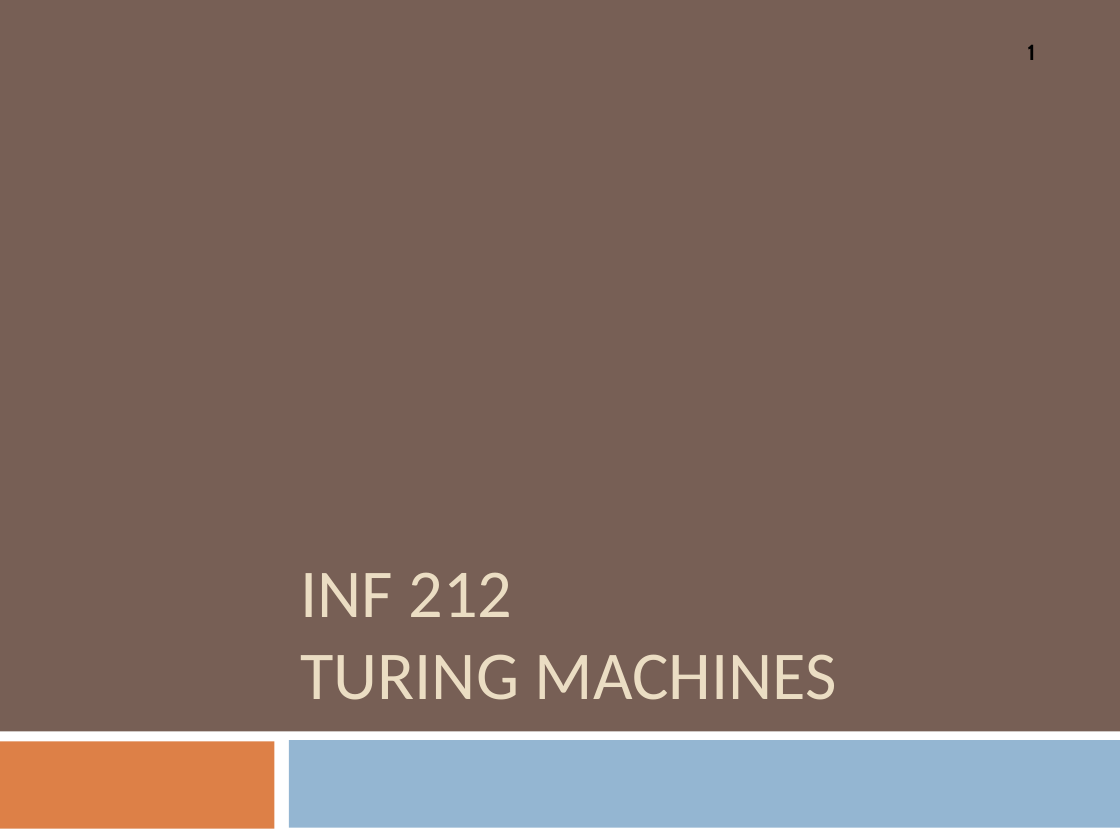
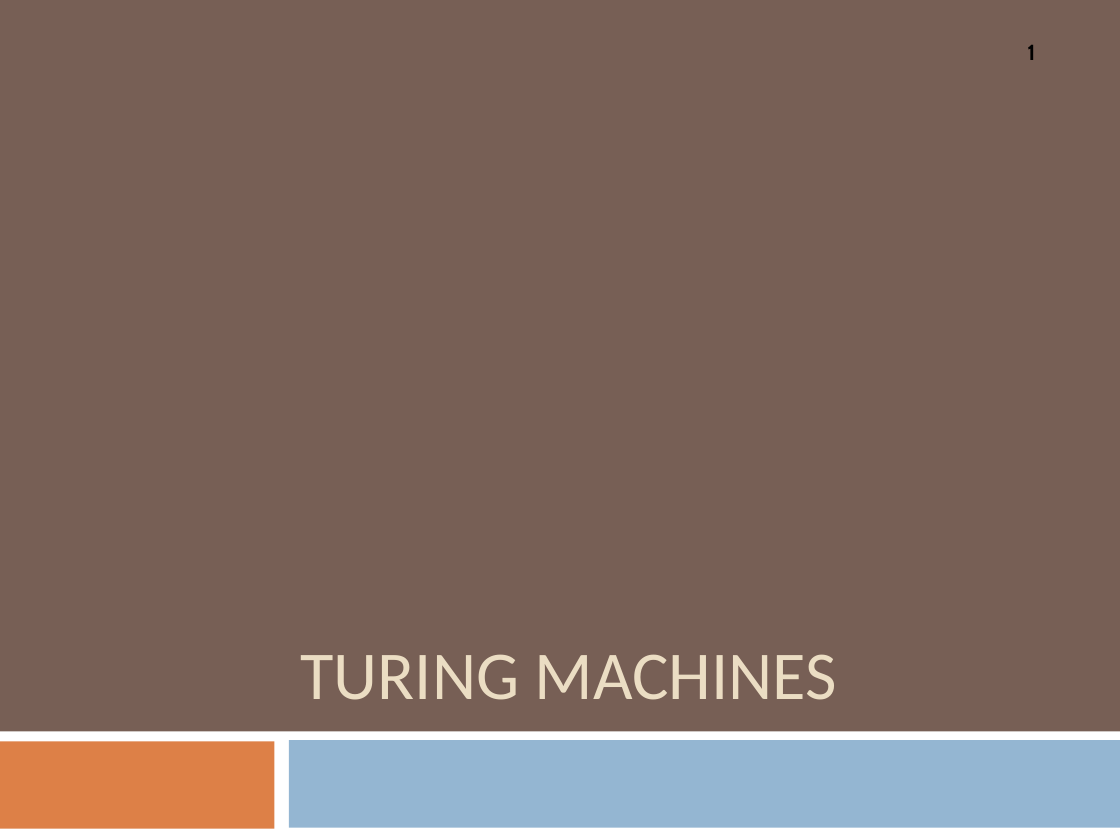
Before and after one commit to crista/EPS-slides, a slide deck: slide 1 of EPS-TuringMachines.ppt. Drawn at 1120x840 pixels with LibreOffice and Linux fonts; fonts in the diff are those of the drawing. Boxes give left, top, right and bottom in pixels: in the first picture for what was removed or moved away, otherwise in the second. Text is boxed around its words. In the diff, an @@ line names an element or a change of style, - is before the commit and + after.

```diff
--- a/EPS-TuringMachines.ppt
+++ b/EPS-TuringMachines.ppt
@@ title at <box>301,654,837,700</box>: text changed @@
-INF 212
-TURING MACHINES
+TURING MACHINES
```
Also in this commit, not shown: 15 other slides changed, 12 slides removed, 5 other files.
